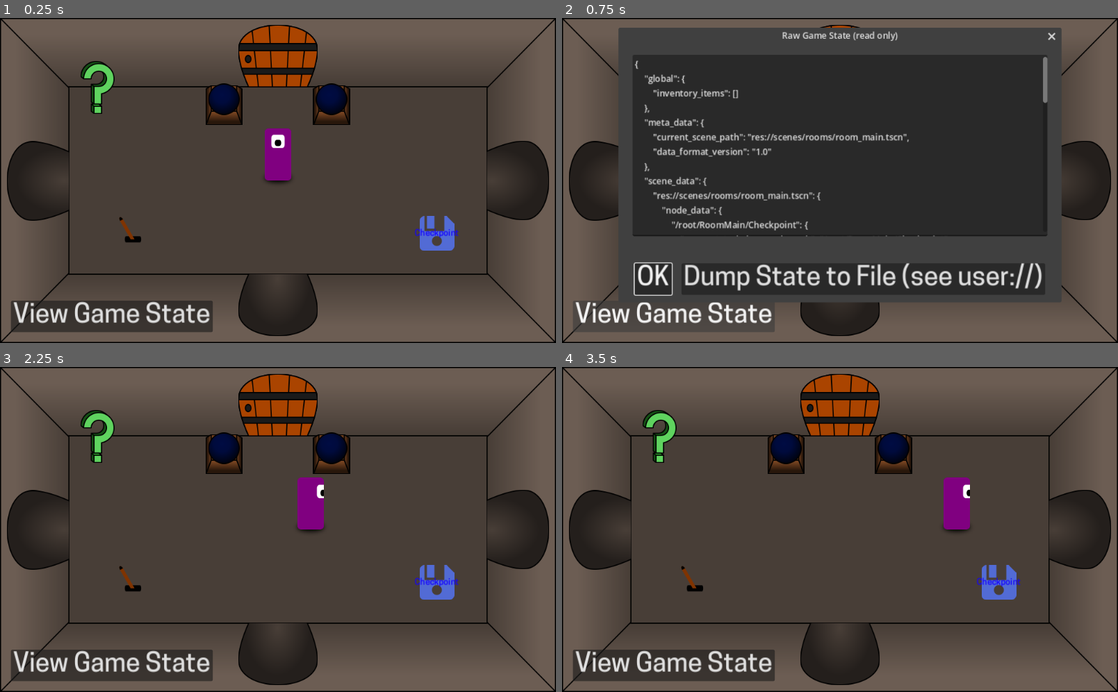
Above: before the commit, frames 1-4 (two rows, left to right).
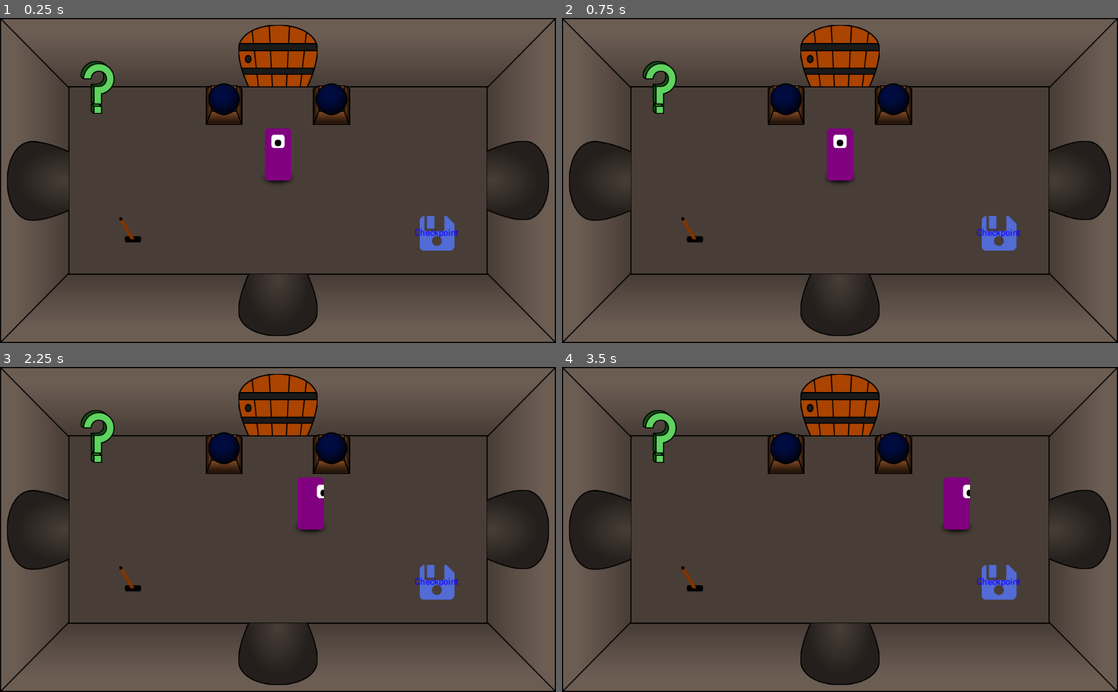
Above: after the commit, the same moments.

Repository: Ghosttown-sys/Living-Board
Game: Godot game, scene res://scenes/rooms/room_main.tscn
The game is run twice, just before and just after one commit, with the same random seed, the same clock (stepped at 60 frames per second) and the same inputs. This scene is started directly instead of the project's main scene. The engine's default icon, where the game draws it, is replaced by a stand-in: a white triangle on a blue panel in a dark square.
Inputs (mouse positions are in pixels of both pictures, inside the frame that each line leads up to):
- Up to frame 1 (0.25 s): no input
- Up to frame 2 (0.75 s): click (673, 317) at 0.5 s, where only the run before the commit has a clickable "View Game State"
- Up to frame 3 (2.25 s): click (88, 627) at 1.25 s, where only the run before the commit has a clickable "OK"; tap Enter (interact) at 2 s; move the mouse to (400, 513) at 2.02 s; hold D (ui_right) from 2.03 s (still down); click (400, 513) at 2.1 s
- Up to frame 4 (3.5 s): release D (ui_right) at 2.75 s; drag from (728, 545) to (1001, 581) at 2.77 s

The runs differ from the first frame. In frame 1, 3.3% of the frame differs, in the area x 2-39%, y 86-97%; in frame 2, 57%, in the area x 2-90%, y 2-97%; in frame 3, 3.3%; in frame 4, 3.3%.

Commit message:
new card system

Diff:
--- /dev/null
+++ b/Game/Core/Card/Core_Card.gd
@@ -0,0 +1,28 @@
+class_name CardUI
+extends Control
+@onready var hand = get_parent()
+@export var rotation_curve : Curve;
+var original_index := 0
+var parent: Control
+var tween: Tween
+var rotation_tween : Tween
+var disabled := false
+var card_anime = null
+var card_rotation :float;
+
+# Called when the node enters the scene tree for the first time.
+func _ready():
+	card_anime = get_node("card_anime")
+
+func animate_to_position(new_position: Vector2, duration: float, new_rotation: float) -> void:
+	tween = create_tween().set_trans(Tween.TRANS_CIRC).set_ease(Tween.EASE_OUT)
+	tween.tween_property(self, "global_position", new_position, duration)
+	self.rotation = -new_rotation
+
+
+func _on_control_mouse_entered():
+	card_anime.play("focus")
+
+
+func _on_control_mouse_exited():
+	card_anime.play_backwards("focus")
--- /dev/null
+++ b/Game/Core/Card/Core_Card.tscn
@@ -0,0 +1,92 @@
+[gd_scene load_steps=8 format=3 uid="uid://t8h8ev5w8iud"]
+
+[ext_resource type="Script" path="res://Game/Core/Card/Core_Card.gd" id="1_artrx"]
+[ext_resource type="Curve" uid="uid://b3rwhmmpcrvwi" path="res://Global/Curves/Angle_Curve.tres" id="2_4iv8s"]
+[ext_resource type="Texture2D" uid="uid://b6gmnjfn5qopy" path="res://assets/Resource_Arts/Resources/cards_atlas.tres" id="3_w8njb"]
+
+[sub_resource type="RectangleShape2D" id="RectangleShape2D_ctp5i"]
+size = Vector2(150, 200)
+
+[sub_resource type="Animation" id="Animation_fpo18"]
+length = 0.001
+
+[sub_resource type="Animation" id="Animation_bpy3q"]
+resource_name = "focus"
+length = 0.5
+tracks/0/type = "value"
+tracks/0/imported = false
+tracks/0/enabled = true
+tracks/0/path = NodePath(".:scale")
+tracks/0/interp = 2
+tracks/0/loop_wrap = true
+tracks/0/keys = {
+"times": PackedFloat32Array(0, 0.5),
+"transitions": PackedFloat32Array(1, 1),
+"update": 0,
+"values": [Vector2(1, 1), Vector2(1.2, 1.2)]
+}
+
+[sub_resource type="AnimationLibrary" id="AnimationLibrary_2o6qs"]
+_data = {
+"RESET": SubResource("Animation_fpo18"),
+"focus": SubResource("Animation_bpy3q")
+}
+
+[node name="CoreCard" type="Control"]
+layout_mode = 3
+anchors_preset = 0
+script = ExtResource("1_artrx")
+rotation_curve = ExtResource("2_4iv8s")
+
+[node name="TextureRect" type="TextureRect" parent="."]
+custom_minimum_size = Vector2(124, 180)
+layout_mode = 0
+offset_left = -62.0
+offset_top = -90.0
+offset_right = 62.0
+offset_bottom = 90.0
+texture = ExtResource("3_w8njb")
+expand_mode = 1
+stretch_mode = 5
+
+[node name="Label" type="Label" parent="TextureRect"]
+visible = false
+layout_mode = 1
+anchors_preset = 15
+anchor_right = 1.0
+anchor_bottom = 1.0
+offset_left = 6.0
+offset_top = 42.0
+offset_right = 6.0
+offset_bottom = 42.0
+grow_horizontal = 2
+grow_vertical = 2
+theme_override_colors/font_color = Color(0, 0, 0, 1)
+text = "STATE"
+horizontal_alignment = 1
+vertical_alignment = 1
+
+[node name="hover_control" type="Control" parent="TextureRect"]
+layout_mode = 1
+anchors_preset = 15
+anchor_right = 1.0
+anchor_bottom = 1.0
+offset_left = 28.0
+offset_right = -28.0
+grow_horizontal = 2
+grow_vertical = 2
+
+[node name="DropPointDetector" type="Area2D" parent="."]
+visible = false
+
+[node name="CollisionShape2D" type="CollisionShape2D" parent="DropPointDetector"]
+shape = SubResource("RectangleShape2D_ctp5i")
+
+[node name="card_anime" type="AnimationPlayer" parent="."]
+libraries = {
+"": SubResource("AnimationLibrary_2o6qs")
+}
+speed_scale = 10.0
+
+[connection signal="mouse_entered" from="TextureRect/hover_control" to="." method="_on_control_mouse_entered"]
+[connection signal="mouse_exited" from="TextureRect/hover_control" to="." method="_on_control_mouse_exited"]
--- a/Game/Core/cards/card.tscn
+++ /dev/null
@@ -1,68 +0,0 @@
-[gd_scene load_steps=6 format=3 uid="uid://sdqjtkrthitb"]
-
-[ext_resource type="Texture2D" uid="uid://b6gmnjfn5qopy" path="res://assets/Resource_Arts/Resources/cards_atlas.tres" id="1_llahu"]
-[ext_resource type="Script" path="res://Game/Core/draggable_Items/draggable.gd" id="1_n3330"]
-[ext_resource type="Script" path="res://Game/Core/utils/lerp_follow.gd" id="3_aoomi"]
-[ext_resource type="Script" path="res://Game/Core/draggable_Items/draggable_debug.gd" id="4_vhv3l"]
-[ext_resource type="Theme" uid="uid://dm4wd2uyiq7ex" path="res://assets/themes/main_theme.tres" id="5_2tv6b"]
-
-[node name="Card" type="Node2D"]
-scale = Vector2(3, 3)
-
-[node name="Draggable" type="Node2D" parent="." node_paths=PackedStringArray("visual_node")]
-script = ExtResource("1_n3330")
-hoverSize = 1.2
-transition_type = 11
-visual_node = NodePath("VisualNode/Visual")
-
-[node name="VisualNode" type="Node" parent="Draggable"]
-
-[node name="Visual" type="Sprite2D" parent="Draggable/VisualNode" node_paths=PackedStringArray("to_follow")]
-scale = Vector2(3, 3)
-texture = ExtResource("1_llahu")
-script = ExtResource("3_aoomi")
-to_follow = NodePath("../..")
-follow_position_speed = 12.0
-follow_rotation_speed = 6.0
-
-[node name="Debug_UI" type="Control" parent="Draggable/VisualNode/Visual"]
-visible = false
-z_index = 10
-layout_mode = 3
-anchors_preset = 15
-anchor_right = 1.0
-anchor_bottom = 1.0
-offset_right = -25.0
-offset_bottom = -36.0
-grow_horizontal = 2
-grow_vertical = 2
-mouse_filter = 2
-script = ExtResource("4_vhv3l")
-
-[node name="Label" type="Label" parent="Draggable/VisualNode/Visual/Debug_UI"]
-layout_mode = 1
-anchors_preset = 15
-anchor_right = 1.0
-anchor_bottom = 1.0
-grow_horizontal = 2
-grow_vertical = 2
-theme = ExtResource("5_2tv6b")
-theme_override_colors/font_color = Color(0, 0, 0, 1)
-theme_override_colors/font_outline_color = Color(1, 1, 1, 1)
-theme_override_constants/outline_size = 10
-text = "Debug"
-horizontal_alignment = 1
-vertical_alignment = 1
-
-[node name="Click_Signaler" type="Control" parent="Draggable"]
-custom_minimum_size = Vector2(25, 36)
-layout_mode = 3
-anchors_preset = 15
-anchor_right = 1.0
-anchor_bottom = 1.0
-grow_horizontal = 2
-grow_vertical = 2
-
-[connection signal="gui_input" from="Draggable/Click_Signaler" to="Draggable" method="_on_collider_input_event"]
-[connection signal="mouse_entered" from="Draggable/Click_Signaler" to="Draggable" method="_on_hover_start"]
-[connection signal="mouse_exited" from="Draggable/Click_Signaler" to="Draggable" method="_on_hover_end"]
--- a/Game/Core/cards/hand.tscn
+++ /dev/null
@@ -1,29 +0,0 @@
-[gd_scene load_steps=3 format=3 uid="uid://sf7spbdqpfvy"]
-
-[ext_resource type="PackedScene" uid="uid://sdqjtkrthitb" path="res://Game/Core/cards/card.tscn" id="1_e588g"]
-[ext_resource type="Script" path="res://Game/Core/utils/h_layout_group.gd" id="3_c5exq"]
-
-[node name="Hand" type="Node2D"]
-position = Vector2(430, 576)
-script = ExtResource("3_c5exq")
-spacing = 57.6
-
-[node name="Card" parent="." instance=ExtResource("1_e588g")]
-
-[node name="Card2" parent="." instance=ExtResource("1_e588g")]
-position = Vector2(57.6, 0)
-
-[node name="Card3" parent="." instance=ExtResource("1_e588g")]
-position = Vector2(115.2, 0)
-
-[node name="Card4" parent="." instance=ExtResource("1_e588g")]
-position = Vector2(172.8, 0)
-
-[node name="Card5" parent="." instance=ExtResource("1_e588g")]
-position = Vector2(230.4, 0)
-
-[node name="Card6" parent="." instance=ExtResource("1_e588g")]
-position = Vector2(288, 0)
-
-[node name="Card7" parent="." instance=ExtResource("1_e588g")]
-position = Vector2(345.6, 0)
--- a/Game/Core/rooms/room.gd
+++ b/Game/Core/rooms/room.gd
@@ -65,3 +65,8 @@
 func enable_corridor_fog(direction : Game_Manager.DIRECTION, enabled : bool):
 	var fog_layer = direction + 5;
 	tilemap.set_layer_enabled(fog_layer, enabled);
+
+func _on_input_event(_viewport, event, _shape_idx):
+	if event is InputEventMouseButton and event.pressed and \
+			event.button_index == MOUSE_BUTTON_LEFT:
+		print(self)
--- a/Game/Core/rooms/room.tscn
+++ b/Game/Core/rooms/room.tscn
@@ -1,10 +1,13 @@
-[gd_scene load_steps=4 format=3 uid="uid://c2cfb0p8w4c1n"]
+[gd_scene load_steps=5 format=3 uid="uid://c2cfb0p8w4c1n"]
 
 [ext_resource type="TileSet" uid="uid://d1u81x66j67j7" path="res://assets/Resource_Arts/Resources/dungeon_tiles.tres" id="1_6p2qs"]
 [ext_resource type="Script" path="res://Game/Core/rooms/room.gd" id="1_ew3o0"]
 [ext_resource type="Texture2D" uid="uid://b6kf63xd4kmw0" path="res://assets/images/light.png" id="3_6m736"]
 
-[node name="room" type="Node2D"]
+[sub_resource type="RectangleShape2D" id="RectangleShape2D_fev20"]
+size = Vector2(192, 192)
+
+[node name="room" type="Area2D"]
 script = ExtResource("1_ew3o0")
 
 [node name="Room_Tilemap" type="TileMap" parent="."]
@@ -42,3 +45,8 @@
 text = "1"
 horizontal_alignment = 1
 vertical_alignment = 1
+
+[node name="CollisionShape2D" type="CollisionShape2D" parent="."]
+shape = SubResource("RectangleShape2D_fev20")
+
+[connection signal="input_event" from="." to="." method="_on_input_event"]
--- a/Game/Game_Play/board_manager.gd
+++ b/Game/Game_Play/board_manager.gd
@@ -36,7 +36,7 @@
 	# Recursively find all rooms connected to the centre
 	find_connected_rooms(central_room,visited_rooms)
 
-	BoardManipulator.grid = rooms;
+	Board_Manipulator.grid = rooms;
 
 
 func find_connected_rooms(room, visited_rooms):
@@ -77,11 +77,11 @@
 			tween.tween_property(room, "position", new_position, 0.8).set_trans(Tween.TRANS_QUAD)
 
 func Push_Left():
-	BoardManipulator.push_row(0,Game_Manager.DIRECTION.LEFT)
-	BoardManipulator.print_grid()
+	Board_Manipulator.push_row(0,Game_Manager.DIRECTION.LEFT)
+	Board_Manipulator.print_grid()
 	update_board()
 
 func Push_Right():
-	BoardManipulator.push_row(0,Game_Manager.DIRECTION.RIGHT)
-	BoardManipulator.print_grid()
+	Board_Manipulator.push_row(0,Game_Manager.DIRECTION.RIGHT)
+	Board_Manipulator.print_grid()
 	update_board()
--- /dev/null
+++ b/Game/Game_Play/cards_in_hand/cards_in_hand.gd
@@ -0,0 +1,87 @@
+extends Control
+
+const CARD = preload("res://Game/Core/Card/Core_Card.tscn")
+@export_category("Curves")
+@export var spread_curve: Curve
+@export var height_curve: Curve
+@export var rotation_curve: Curve
+
+var current_card: CardUI
+var card_index: int = 0
+var hand_ratio: float = 0.5
+var destination: Vector2
+var rot_angle: int = 15
+const ANIMATION_DURATION: float = 0.2
+var mouse_pos: float
+
+func _ready():
+	add_cards(1)
+	rearrange_cards()
+
+func _process(_delta):
+	rearrange_cards()
+
+func add_cards(card_amount: int) -> void:
+	for child_index in range(card_amount):
+		var card = CARD.instantiate()
+		add_child(card)
+
+func _input(_event):
+	if Input.is_action_just_pressed("test"):
+		add_cards(1)
+		rearrange_cards()
+
+func calculate_position(card: CardUI) -> Vector2:
+	var bottom_offset = get_viewport_rect().size.y / 8  # Adjust this value as needed
+	var y_position = get_viewport_rect().size.y - bottom_offset - card.get_rect().size.y
+
+	return Vector2(
+		get_viewport_rect().get_center().x - card.get_rect().size.x / 2,
+		y_position
+	)
+
+
+func calculate_card_destination(card: CardUI, ratio: float, width: float, height: float, new_position: Vector2 = Vector2.ZERO) -> Vector2:
+	if new_position == Vector2.ZERO:
+		position = calculate_position(card)
+	mouse_pos = 0.0
+
+	# Add your mouse position logic here if needed
+	# var mouse_in_range = get_viewport_rect().has_point(get_global_mouse_position())
+	# if mouse_in_range:
+	#     mouse_pos = 0.5 - ((get_global_mouse_position().x - global_position.x) / get_viewport_rect().size.x)
+
+	position.x += spread_curve.sample(ratio) * width
+	position += height_curve.sample(ratio + mouse_pos) * Vector2.UP * height
+
+	return position
+
+func calculate_rotation(ratio: float, base_rotation: int) -> float:
+	return rotation_curve.sample(ratio) * deg_to_rad(base_rotation)
+
+func rearrange_cards() -> void:
+	for card in get_children():
+		current_card = card
+		card_index = card.get_index()
+
+		if get_child_count() > 1:
+			hand_ratio = float(card_index) / float(get_child_count() - 1)
+		else:
+			hand_ratio = 0.5
+
+		var hand_params = calculate_hand_parameters(get_child_count())
+		destination = calculate_card_destination(card, hand_ratio, hand_params[0], hand_params[2])
+		var new_rotation = calculate_rotation(hand_ratio, hand_params[1])
+
+		card.animate_to_position(destination, ANIMATION_DURATION, new_rotation)
+
+func calculate_hand_parameters(child_count: int) -> Vector3:
+	if child_count == 2:
+		return Vector3(40, 2, 10)
+	elif child_count == 3:
+		return Vector3(80, 8, 8)
+	elif child_count <= 10:
+		return Vector3(child_count * 35, 12, 25)
+	else:
+		# Handle other cases or provide default values
+		return Vector3(350, 12, 25)
--- /dev/null
+++ b/Game/Game_Play/cards_in_hand/cards_in_hand.tscn
@@ -0,0 +1,14 @@
+[gd_scene load_steps=5 format=3 uid="uid://ow10mhmpv7ef"]
+
+[ext_resource type="Script" path="res://Game/Game_Play/cards_in_hand/cards_in_hand.gd" id="1_b4w66"]
+[ext_resource type="Curve" uid="uid://d21xwh1sto2ec" path="res://Global/Curves/Rotation_Curve.tres" id="2_65dbr"]
+[ext_resource type="Curve" uid="uid://du3h5uubydmns" path="res://Global/Curves/Height_Curve.tres" id="3_7tn2a"]
+[ext_resource type="Curve" uid="uid://b3rwhmmpcrvwi" path="res://Global/Curves/Angle_Curve.tres" id="4_hgagt"]
+
+[node name="Cards_in_hand" type="Control"]
+layout_mode = 3
+anchors_preset = 0
+script = ExtResource("1_b4w66")
+spread_curve = ExtResource("2_65dbr")
+height_curve = ExtResource("3_7tn2a")
+rotation_curve = ExtResource("4_hgagt")
--- a/Game/Game_Play/gameplay.tscn
+++ b/Game/Game_Play/gameplay.tscn
@@ -3,7 +3,7 @@
 [ext_resource type="PackedScene" uid="uid://c2cfb0p8w4c1n" path="res://Game/Core/rooms/room.tscn" id="1_evmpu"]
 [ext_resource type="Script" path="res://Game/Game_Play/board_manager.gd" id="1_lwgv5"]
 [ext_resource type="PackedScene" uid="uid://cu1qxrv7bksx3" path="res://scenes/Camera/camera.tscn" id="2_u2pjn"]
-[ext_resource type="PackedScene" uid="uid://sf7spbdqpfvy" path="res://Game/Core/cards/hand.tscn" id="4_t7ivt"]
+[ext_resource type="PackedScene" uid="uid://ow10mhmpv7ef" path="res://Game/Game_Play/cards_in_hand/cards_in_hand.tscn" id="4_exeyq"]
 
 [node name="Board" type="Node2D"]
 script = ExtResource("1_lwgv5")
@@ -16,6 +16,7 @@
 offset_top = -2061.0
 offset_right = 3848.0
 offset_bottom = 3939.0
+mouse_filter = 2
 color = Color(0.105882, 0.0627451, 0.0901961, 1)
 
 [node name="Camera" parent="." instance=ExtResource("2_u2pjn")]
@@ -28,19 +29,22 @@
 
 [node name="CanvasLayer" type="CanvasLayer" parent="."]
 
+[node name="Cards_in_hand" parent="CanvasLayer" instance=ExtResource("4_exeyq")]
+
 [node name="Button" type="Button" parent="CanvasLayer"]
 offset_right = 291.0
-offset_bottom = 83.0
+offset_bottom = 64.0
 text = "Row 1 Left"
 
 [node name="Button2" type="Button" parent="CanvasLayer"]
-offset_left = 690.0
-offset_right = 981.0
-offset_bottom = 83.0
+anchors_preset = 1
+anchor_left = 1.0
+anchor_right = 1.0
+offset_left = -291.0
+offset_bottom = 64.0
+grow_horizontal = 0
+size_flags_horizontal = 8
 text = "Row 1 Right"
-
-[node name="Hand" parent="CanvasLayer" instance=ExtResource("4_t7ivt")]
-position = Vector2(346, 508)
 
 [connection signal="pressed" from="CanvasLayer/Button" to="." method="Push_Left"]
 [connection signal="pressed" from="CanvasLayer/Button" to="." method="push"]
--- /dev/null
+++ b/Game/Scenes/Run/Run.tscn
@@ -0,0 +1,35 @@
+[gd_scene load_steps=4 format=3 uid="uid://pyk8bvao6tou"]
+
+[ext_resource type="PackedScene" uid="uid://cdk2ksgvsl00o" path="res://Game/Game_Play/gameplay.tscn" id="1_4lixk"]
+[ext_resource type="Script" path="res://Game/Scenes/Run/Top_Bar.gd" id="1_80pgd"]
+[ext_resource type="PackedScene" uid="uid://bdql8d4bdoouq" path="res://scenes/ui/hud.tscn" id="3_gbia6"]
+
+[node name="Run" type="Node2D"]
+
+[node name="Board" parent="." instance=ExtResource("1_4lixk")]
+
+[node name="Top_Bar" type="CanvasLayer" parent="."]
+script = ExtResource("1_80pgd")
+
+[node name="BG" type="ColorRect" parent="Top_Bar"]
+custom_minimum_size = Vector2(0, 64)
+anchors_preset = 10
+anchor_right = 1.0
+offset_bottom = 64.0
+grow_horizontal = 2
+mouse_filter = 2
+color = Color(0.20871, 0.20871, 0.20871, 1)
+
+[node name="Menu" type="HBoxContainer" parent="Top_Bar"]
+custom_minimum_size = Vector2(0, 64)
+anchors_preset = 10
+anchor_right = 1.0
+grow_horizontal = 2
+mouse_filter = 2
+
+[node name="PLace_holder" type="Label" parent="Top_Bar/Menu"]
+layout_mode = 2
+size_flags_horizontal = 3
+size_flags_vertical = 3
+
+[node name="Hud" parent="." instance=ExtResource("3_gbia6")]
--- /dev/null
+++ b/Game/Scenes/Run/Top_Bar.gd
@@ -0,0 +1,5 @@
+extends CanvasLayer
+
+
+func _on_pause_button_pressed():
+	Events.pause_menu_requested.emit("pause")
--- /dev/null
+++ b/Global/Curves/Angle_Curve.tres
@@ -0,0 +1,6 @@
+[gd_resource type="Curve" format=3 uid="uid://b3rwhmmpcrvwi"]
+
+[resource]
+min_value = -1.0
+_data = [Vector2(0.00526316, 1), 0.0, -2.01058, 0, 1, Vector2(1, -1), -2.01058, 0.0, 1, 0]
+point_count = 2
--- /dev/null
+++ b/Global/Curves/Height_Curve.tres
@@ -0,0 +1,6 @@
+[gd_resource type="Curve" format=3 uid="uid://du3h5uubydmns"]
+
+[resource]
+min_value = -1.0
+_data = [Vector2(0, -0.978022), 0.0, 3.86787, 0, 0, Vector2(0.505263, 0.0989012), 0.0, 0.0, 0, 0, Vector2(1, -1), -3.48109, 0.0, 0, 0]
+point_count = 3
--- /dev/null
+++ b/Global/Curves/Rotation_Curve.tres
@@ -0,0 +1,7 @@
+[gd_resource type="Curve" format=3 uid="uid://d21xwh1sto2ec"]
+
+[resource]
+min_value = -1.0
+_data = [Vector2(0, -1), 0.0, 2.0, 0, 1, Vector2(1, 1), 2.0, 0.0, 1, 0]
+point_count = 2
+metadata/_snap_enabled = true
--- /dev/null
+++ b/Global/Curves/new_curve.tres
@@ -0,0 +1,5 @@
+[gd_resource type="Curve" format=3 uid="uid://b2kdbucnf7poh"]
+
+[resource]
+_data = [Vector2(0, 0), 0.0, 1.0, 0, 1, Vector2(1, 1), 1.0, 0.0, 1, 0]
+point_count = 2
--- /dev/null
+++ b/Global/Events.gd
@@ -0,0 +1 @@
+extends Node
--- a/project.godot
+++ b/project.godot
@@ -23,7 +23,8 @@
 GameStateService="*res://addons/game_state_helper/game_state_service.gd"
 TransitionMgr="*res://addons/transition_mgr/transition_mgr.tscn"
 Game_Manager="*res://Global/Game_Manager.gd"
-BoardManipulator="*res://Game/Core/rooms/board_manipulator.gd"
+Board_Manipulator="*res://Game/Core/rooms/board_manipulator.gd"
+Events="*res://Global/Events.gd"
 
 [debug]
 
@@ -152,6 +153,11 @@
 , Object(InputEventMouseButton,"resource_local_to_scene":false,"resource_name":"","device":-1,"window_id":0,"alt_presse …(250 unchanged characters)…
 ]
 }
+test={
+"deadzone": 0.5,
+"events": [Object(InputEventMouseButton,"resource_local_to_scene":false,"resource_name":"","device":-1,"window_id":0,"alt_pressed":false,"shift_pressed":false,"ctrl_pressed":false,"meta_pressed":false,"button_mask":0,"position":Vector2(0, 0),"global_position":Vector2(0, 0),"factor":1.0,"button_index":1,"canceled":false,"pressed":false,"double_click":false,"script":null)
+]
+}
 
 [physics]
 
--- a/scenes/ui/hud.gd
+++ b/scenes/ui/hud.gd
@@ -11,6 +11,7 @@
 
 func _ready():
 	_auto_save_icon.visible = false
+
 
 
 func show_info_dlg(info_text: String) -> void:
--- a/scenes/ui/hud.tscn
+++ b/scenes/ui/hud.tscn
@@ -11,6 +11,9 @@
 
 [sub_resource type="FontFile" id="1"]
 fallbacks = Array[Font]([ExtResource("6")])
+subpixel_positioning = 0
+msdf_pixel_range = 14
+msdf_size = 128
 cache/0/16/0/ascent = 0.0
 cache/0/16/0/descent = 0.0
 cache/0/16/0/underline_position = 0.0
@@ -114,6 +117,7 @@
 anchor_bottom = 1.0
 grow_horizontal = 2
 grow_vertical = 2
+mouse_filter = 2
 theme = ExtResource("5_5b82o")
 
 [node name="PauseDialog" parent="Control" instance=ExtResource("3")]
@@ -123,6 +127,7 @@
 [node name="RawGameStateDlg" parent="Control" instance=ExtResource("5")]
 
 [node name="DebugMarginContainer" type="MarginContainer" parent="."]
+visible = false
 anchors_preset = 2
 anchor_top = 1.0
 anchor_bottom = 1.0
@@ -162,6 +167,7 @@
 one_shot = true
 
 [node name="AutoSaveMarginContainer" type="MarginContainer" parent="."]
+visible = false
 anchors_preset = 1
 anchor_left = 1.0
 anchor_right = 1.0
--- a/scenes/ui/pause_dialog.gd
+++ b/scenes/ui/pause_dialog.gd
@@ -46,12 +46,15 @@
 func _input(event):
 	if !event.is_action("pause") or event.is_echo() or !event.is_pressed():
 		return
+	pause_menu_requested()
+
+func pause_menu_requested():
+	print("hmm")
 	if visible:
 		_on_ResumeBtn_pressed()
 	else:
 		_show()
 
-
 func _get_screenshot() -> Image:
 	var image = get_viewport().get_texture().get_image()
 	return image
--- a/scenes/ui/pause_dialog.tscn
+++ b/scenes/ui/pause_dialog.tscn
@@ -9,9 +9,6 @@
 
 [sub_resource type="FontFile" id="1"]
 fallbacks = Array[Font]([ExtResource("3")])
-face_index = null
-embolden = null
-transform = null
 cache/0/16/0/ascent = 0.0
 cache/0/16/0/descent = 0.0
 cache/0/16/0/underline_position = 0.0
@@ -29,9 +26,6 @@
 
 [sub_resource type="FontFile" id="2"]
 fallbacks = Array[Font]([ExtResource("3")])
-face_index = null
-embolden = null
-transform = null
 cache/0/16/0/ascent = 0.0
 cache/0/16/0/descent = 0.0
 cache/0/16/0/underline_position = 0.0
